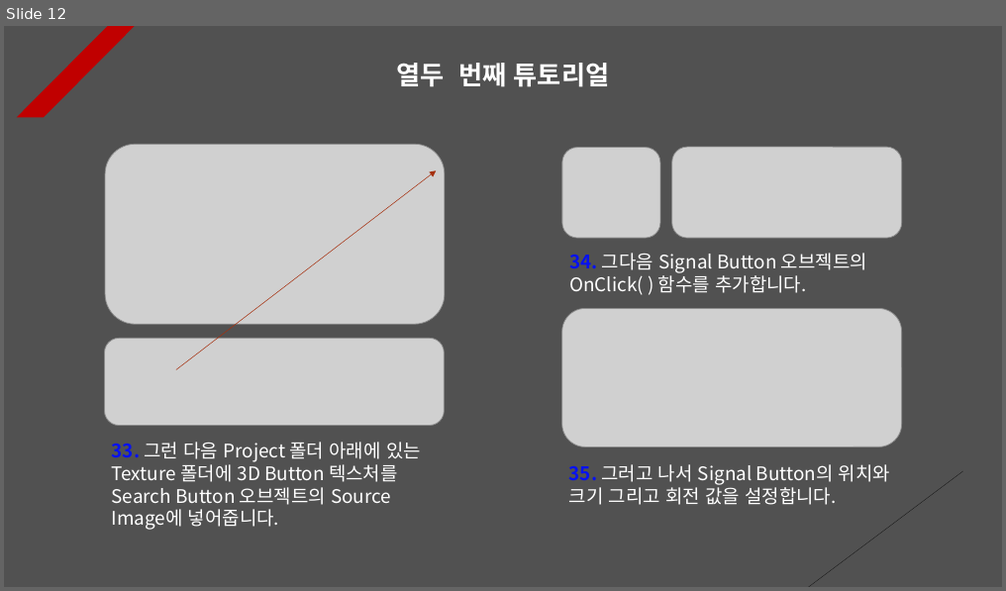
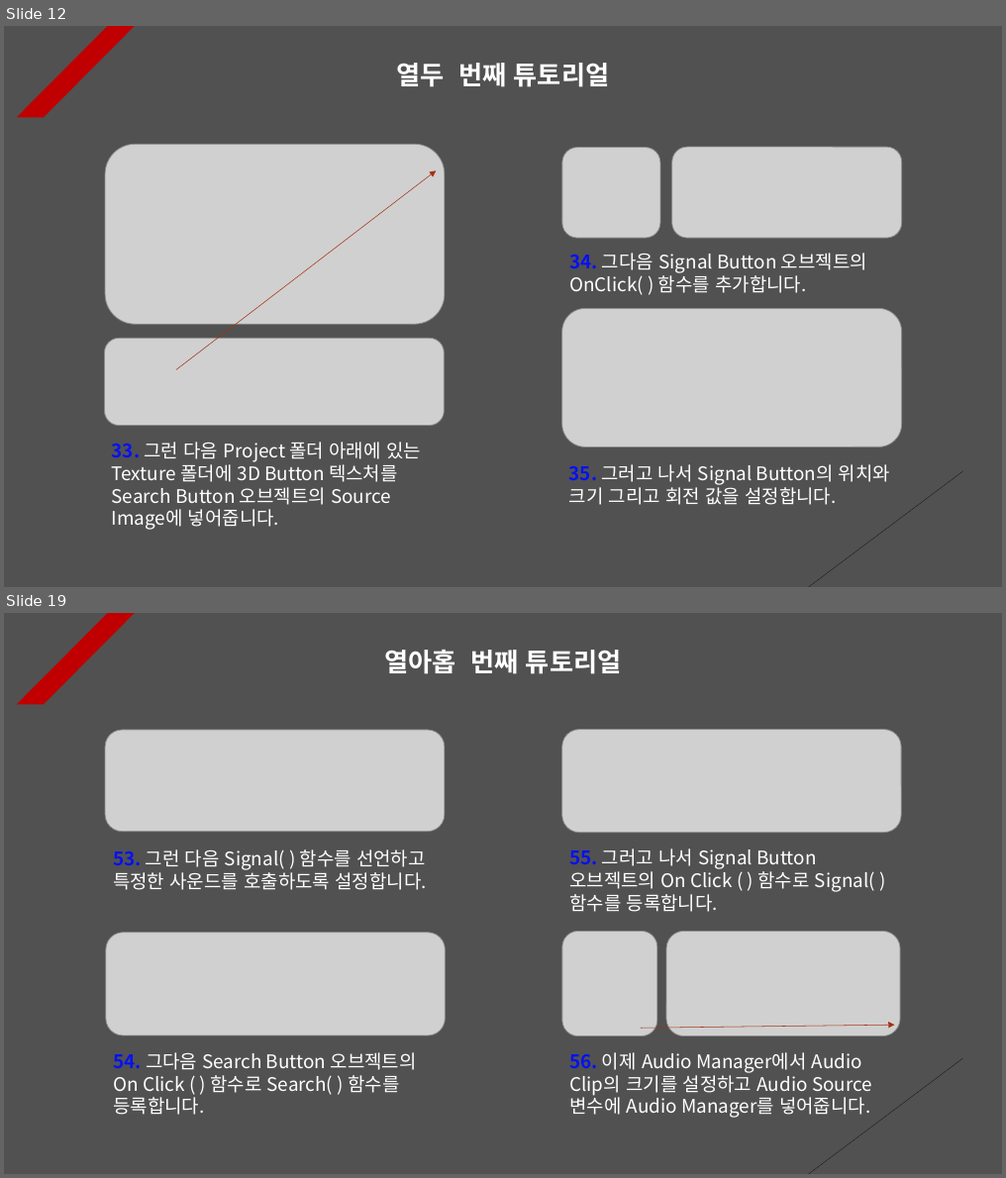
Before and after one commit to Unity2033/3D-UnityEngine, a slide deck: Assets/Sound/PPT Data/Sound Example.pptx. Shown one above the other, each under a label of ours: slide 12 before the commit, slides 12 and 19 after it; the slides between them are not shown. The pictures are 1006x591 and 1006x1178 pixels, drawn with LibreOffice and Linux fonts; fonts in the diff are those of the drawing; grey boxes stand for pictures. Boxes give left, top, right and bottom in pixels: in the first picture for what was removed or moved away, otherwise in the second. Text is boxed around its words. In the diff, an @@ line names an element or a change of style, - is before the commit and + after.

Commit message:
Rotation Tutorial Renewal
- Implement simple search for game
  objects

- Each PPT data update

- Delete resource data

```diff
--- a/Assets/Sound/PPT Data/Sound Example.pptx
+++ b/Assets/Sound/PPT Data/Sound Example.pptx
@@ slide 19 added at (4,613,1002,1174), background #515151; not listed: 2 template elements that a slide beside it also shows @@
@@ text added at (384,650,621,674), 25 pt, text #FFFFFF, bold @@
+열아홉 번째 튜토리얼
@@ picture added at (105,730,445,832) @@
@@ picture added at (562,730,902,833) @@
@@ text added at (113,850,427,890), 18 pt, text #FFFFFF @@
+53. 그런 다음 Signal( ) 함수를 선언하고 특정한 사운드를 호출하도록 설정합니다.
@@ text added at (569,849,875,912), 18 pt, text #FFFFFF @@
+55. 그러고 나서 Signal Button 오브젝트의 On Click ( ) 함수로 Signal( ) 함수를 등록합니다.
@@ picture added at (106,933,445,1036) @@
@@ picture added at (562,931,657,1036) @@
@@ picture added at (666,931,900,1036) @@
@@ arrow added from (641, 1029) to (895, 1025), #A5300F 0.5 pt dashed @@
@@ text added at (113,1053,417,1115), 18 pt, text #FFFFFF @@
+54. 그다음 Search Button 오브젝트의 On Click ( ) 함수로 Search( ) 함수를 등록합니다.
@@ text added at (569,1053,872,1118), 18 pt, text #FFFFFF @@
+56. 이제 Audio Manager에서 Audio Clip의 크기를 설정하고 Audio Source 변수에 Audio Manager를 넣어줍니다.
```
Also in this commit, not shown: 2 slides changed, 4 other slides added, 11 other files.
